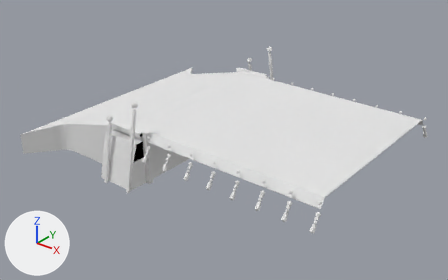
An edit to the Blender file Assets/Levels/EntireCampaign/LightBridge.blend, drawn before and after from the same camera.
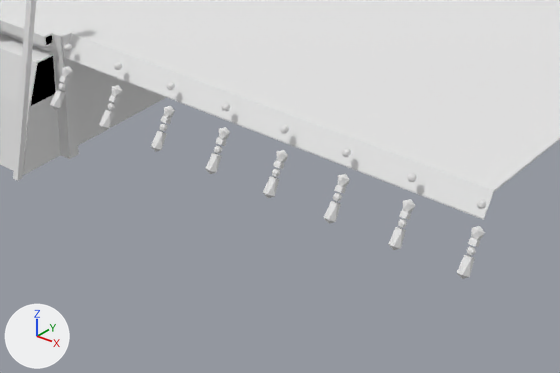
The first picture shows the older version from a camera (50 mm lens) standing at (72.7, -89.0, 47.7) and looking at (3.3, -2.2, -6.2). The close-ups show both versions on the part from 27% to 79% of the width and 42% to 97% of the height of that picture; other places that the commit changed are outside them. The axes (+X, +Y, +Z) are drawn at lower left. The lights are the same throughout.

Objects in the first close-up: 'LightBridgeLarge_End', 'LightBridgeLarge_Holder', 'LightBridgeLarge_Path'.
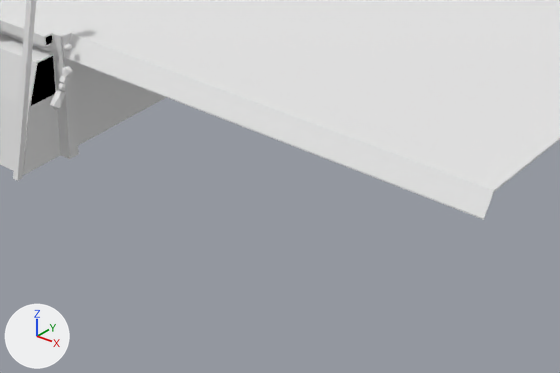
Boxes [x1, y1, x2, y2] around the edits, measured in the close-ups (560 x 373 px):
'LightBridgeLarge_Holder', modifiers changed
    before: [50, 44, 486, 279]
    after: [50, 44, 73, 110]

What changed in the scene script:
```text
Change ob_lightbridgelarge_holder:
    remove _m = ob_lightbridgelarge_holder.modifiers.new('Mirror', 'MIRROR')
    remove _m.use_axis = (False, True, False)
    remove _m.use_clip = True
    remove _m = ob_lightbridgelarge_holder.modifiers.new('Array', 'ARRAY')
    remove _m.count = 8
    remove _m.use_constant_offset = True
    remove _m.constant_offset_displace = (5.0, 0.0, 0.0)
    remove _m.use_relative_offset = False
```
